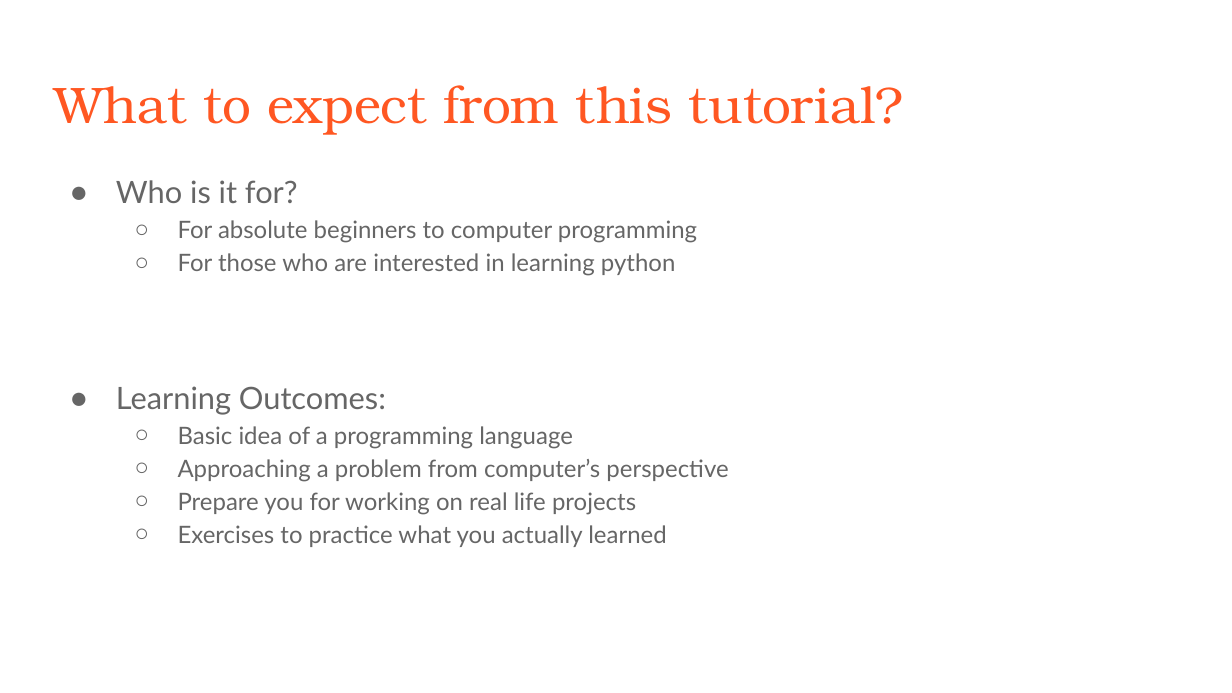
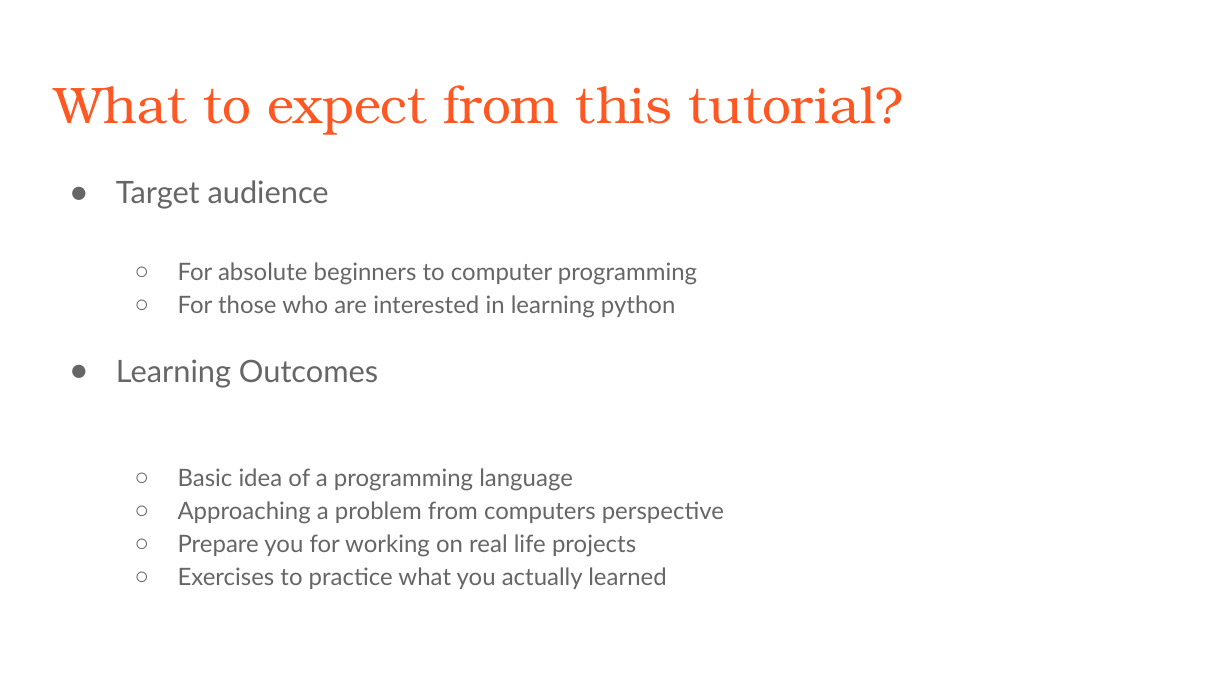
Before and after one commit to faizanzafar40/Intro-to-Programming-in-Python, a slide deck: slide 4 of 1. Presentations/1. Introduction.pptx. Drawn at 1232x693 pixels with LibreOffice and Linux fonts; fonts in the diff are those of the drawing. Boxes give left, top, right and bottom in pixels: in the first picture for what was removed or moved away, otherwise in the second. Text is boxed around its words. In the diff, an @@ line names an element or a change of style, - is before the commit and + after.

```diff
--- a/1. Presentations/1. Introduction.pptx
+++ b/1. Presentations/1. Introduction.pptx
@@ text at [116, 180, 329, 209]: text changed @@
-● Who is it for?
+● Target audience
@@ text at [116, 359, 378, 388]: text changed @@
-● Learning Outcomes:
+● Learning Outcomes
@@ text at [178, 501, 724, 524]: text changed @@
-  ○ Approaching a problem from computer’s perspective
+  ○ Approaching a problem from computers perspective
```
Also in this commit, not shown: 5 other slides changed, 4 other files.
